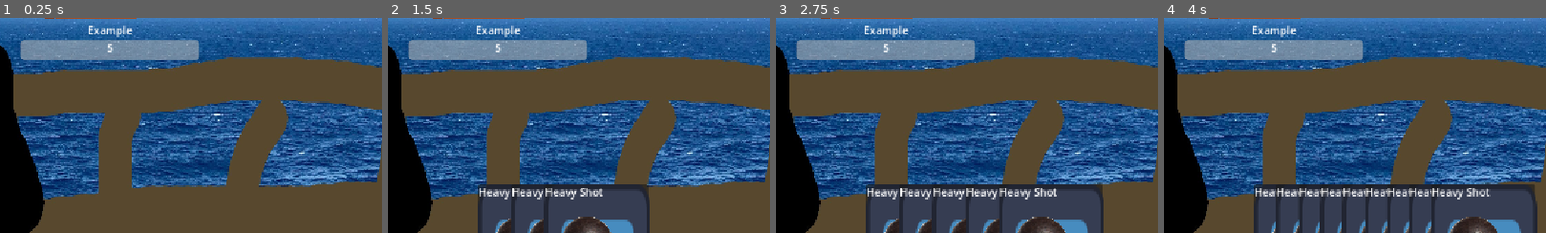
Above: before the commit, frames 1-4 (left to right).
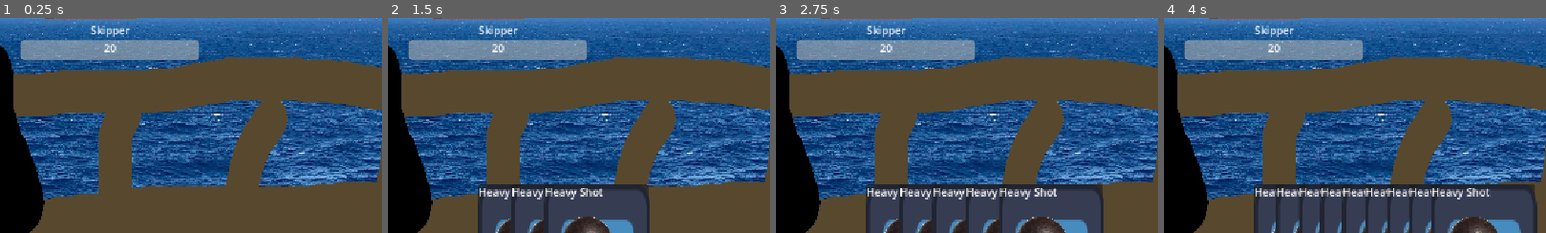
Above: after the commit, the same moments.

Repository: ataylor146/deckbuilder
Game: Godot game, scene res://Scenes/board.tscn
Two runs of this game, one before a commit and one after it. Both use one fixed random seed, a clock stepped at 60 frames per second and the inputs below. The engine's default icon, where the game draws it, is replaced by a stand-in: a white triangle on a blue panel in a dark square.
Inputs (mouse positions are % of the whole screen's width and height, from its top left):
- Up to frame 1 (0.25 s): no input
- Up to frame 2 (1.5 s): tap Enter (ui_accept) at 0.5, 0.77, 1.25 s; move the mouse to (72, 45) at 0.52 s; move the mouse to (30, 55) at 1.27 s
- Up to frame 3 (2.75 s): tap Enter (ui_accept) at 1.52, 2 s; move the mouse to (60, 28) at 2.02 s
- Up to frame 4 (4 s): tap Enter (ui_accept) at 2.75, 3.02, 3.5, 3.77 s; move the mouse to (45, 70) at 2.77 s; move the mouse to (80, 65) at 3.52 s
The pictures show only the part of the screen within x 37-87%, y 42-92%; the shares and areas given below are measured in that part.

The runs differ from the first frame. In frame 1, 0.4% of the frame differs, in the area x 23-35%, y 3-16%; in frame 2, 0.4%; in frame 3, 0.4%; in frame 4, 0.4%.

Commit message:
Implemented enemy loading

Diff:
--- a/Scenes/board.tscn
+++ b/Scenes/board.tscn
@@ -17,3 +17,5 @@
 
 [node name="Enemy" parent="." unique_id=282441340 instance=ExtResource("3_8l818")]
 position = Vector2(459, 82)
+
+[connection signal="defeated" from="Enemy" to="." method="_on_enemy_defeated"]
--- a/Scripts/board.gd
+++ b/Scripts/board.gd
@@ -9,7 +9,7 @@
 
 # Called when the node enters the scene tree for the first time.
 func _ready() -> void:
-	pass
+	$Enemy.setup(load("res://enemies/skipper.tres"))
 
 func handPositions(count: int) -> Array[Vector2]:
 	var result: Array[Vector2]
@@ -54,5 +54,8 @@
 		cardsInHand.erase(card)
 
 func _damage_enemy(amount:int) -> void:
+	$Enemy.take_damage(amount)
 
-	$Enemy.take_damage(amount)
+func _on_enemy_defeated() -> void:
+	print("enemy down!")
+	$Enemy.setup(load("res://enemies/skipper.tres"))
--- a/Scripts/card.gd
+++ b/Scripts/card.gd
@@ -3,8 +3,6 @@
 
 signal cardPlaced(Card)
 signal doDamage(amount:int)
-
-const MOVE_RATE := 1 # ms to clear half dist (lower is faster)
 
 var grabPos : Vector2
 var formerPos : Vector2
--- a/Scripts/enemy.gd
+++ b/Scripts/enemy.gd
@@ -3,21 +3,36 @@
 signal doDamage(amount:int)
 signal defeated
 
+var data: EnemyData
 var MAX_HP = 5
 var hp = MAX_HP
 var damage = 1
 @onready var progress_bar: ProgressBar = $VBoxContainer/HP
 @onready var hp_text: Label = $VBoxContainer/HP/Label
+@onready var nametag: Label = $VBoxContainer/Name
 
 func _ready():
 	progress_bar.max_value = MAX_HP
-	update_hp_ui()
+	update_ui()
 	print(progress_bar.value)
 	print(progress_bar.max_value)
 
+func setup(enemy_data:EnemyData) -> void:
+	data = enemy_data
+	if is_node_ready():
+		_apply_data()
+
+
+func _apply_data():
+	MAX_HP = data.health
+	hp = data.health
+	damage = data.damage
+	nametag.text = data.name
+	update_ui()
+
 func take_damage(dmg: int) -> void:
 	hp -= dmg
-	update_hp_ui()
+	update_ui()
 	if hp <= 0:
 		emit_signal("defeated")
 
@@ -25,8 +40,8 @@
 	fire_canon()
 
 func fire_canon() -> void:
-	emit_signal("doDamage", randi_range(2, 4))
+	emit_signal("doDamage", damage)
 
-func update_hp_ui() -> void:
+func update_ui() -> void:
 	hp_text.text = str(hp)
 	progress_bar.value = hp
--- /dev/null
+++ b/Scripts/enemy_data.gd
@@ -0,0 +1,15 @@
+extends Resource
+class_name EnemyData
+
+@export var name: String
+@export var health:int
+@export var damage:int
+
+# Called when the node enters the scene tree for the first time.
+func _ready() -> void:
+	pass # Replace with function body.
+
+
+# Called every frame. 'delta' is the elapsed time since the previous frame.
+func _process(delta: float) -> void:
+	pass
--- /dev/null
+++ b/enemies/skipper.tres
@@ -0,0 +1,10 @@
+[gd_resource type="Resource" script_class="EnemyData" format=3 uid="uid://nvryu46lha51"]
+
+[ext_resource type="Script" uid="uid://bqfmiitgp161m" path="res://Scripts/enemy_data.gd" id="1_lw4kj"]
+
+[resource]
+script = ExtResource("1_lw4kj")
+name = "Skipper"
+health = 20
+damage = 5
+metadata/_custom_type_script = "uid://bqfmiitgp161m"
Not shown, added: Scripts/enemy_data.gd.uid
Renamed: card_res.tres -> cards/card_res.tres
